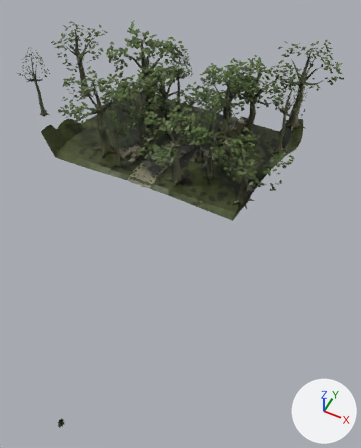
Before and after pictures for a commit that changed the glTF model public/models/placed/approach.glb.
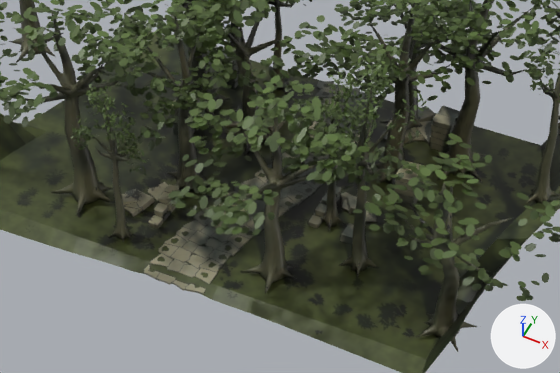
There are two pictures of each version: one whole from a 50 mm lens placed at (23.3, -13.8, 62.5), pointed at (0.1, 32.5, 4.5), one close up on the part from 20% to 79% of the width and 17% to 49% of the height. Lighting does not change. The marker at lower right points along +X, +Y and +Z. The older version's two pictures come first.

The first close-up shows 'ForestApproach_Foliage_Cell_-1_-2', 'ForestApproach_Foliage_Cell_-1_-3', 'ForestApproach_Foliage_Cell_0_-2', 'ForestApproach_Foliage_Cell_0_-3', 'ForestApproach_Ground_Cell_-1_-2', 'ForestApproach_Ground_Cell_-1_-3', 'ForestApproach_Ground_Cell_0_-2', 'ForestApproach_Ground_Cell_0_-3', 'ForestApproach_Stone_Cell_-1_-2', 'ForestApproach_Stone_Cell_-1_-3', 'ForestApproach_Wood_Cell_-1_-2', 'ForestApproach_Wood_Cell_-1_-3' and 6 more.
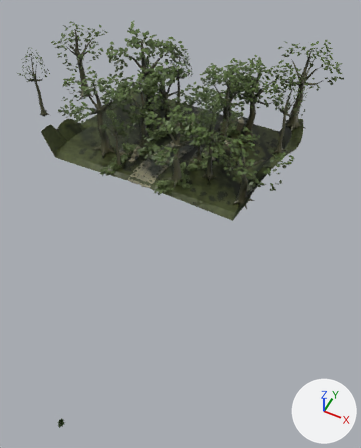
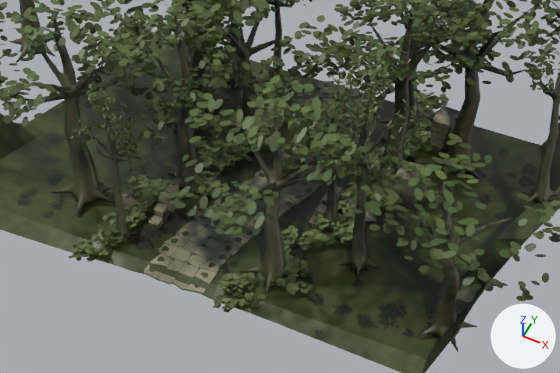
What the commit changed:
Mesh me_mesh_26 is new.
It has 14523 vertices, 9660 faces and spans x -19.3..-0.9, y 47.7..67.0, z 1.5..2.6.
It uses material mat_corner_foliage.
Mesh me_mesh_25 is new.
It has 6926 vertices, 4596 faces and spans x -20.2..-3.1, y 39.1..48.2, z 1.1..2.6.
It uses material mat_corner_foliage.
Mesh me_icosphere is new.
It has 108 vertices, 180 faces and spans x -18.8..-3.4, y 40.4..65.6, z 1.3..2.1.
It uses material mat_corner_foliage.
Object 'PD11_Foliage_forest-approach_Cell_-1_-3' (ob_pd11_foliage_forest_approach_cell__1__3) is new; it shows me_mesh_26.
Its location is (0.0, 0.0, 0.0).
Object 'PD11_Foliage_forest-approach_Cell_-1_-2' (ob_pd11_foliage_forest_approach_cell__1__2) is new; it shows me_mesh_25.
Its location is (0.0, 0.0, 0.0).
Object 'PD11_Stone_forest-approach' (ob_pd11_stone_forest_approach) is new; it shows me_icosphere.
Its location is (0.0, 0.0, 0.0).

Pixel boxes (x1, y1, x2, y2) of what changed, in the close-ups (560 x 373 px):
'PD11_Foliage_forest-approach_Cell_-1_-2', added
    after: (69, 175, 332, 312)
'PD11_Foliage_forest-approach_Cell_-1_-3', added
    after: (152, 77, 449, 246)
'PD11_Stone_forest-approach', added (mostly hidden)
    after: (92, 88, 422, 251)
